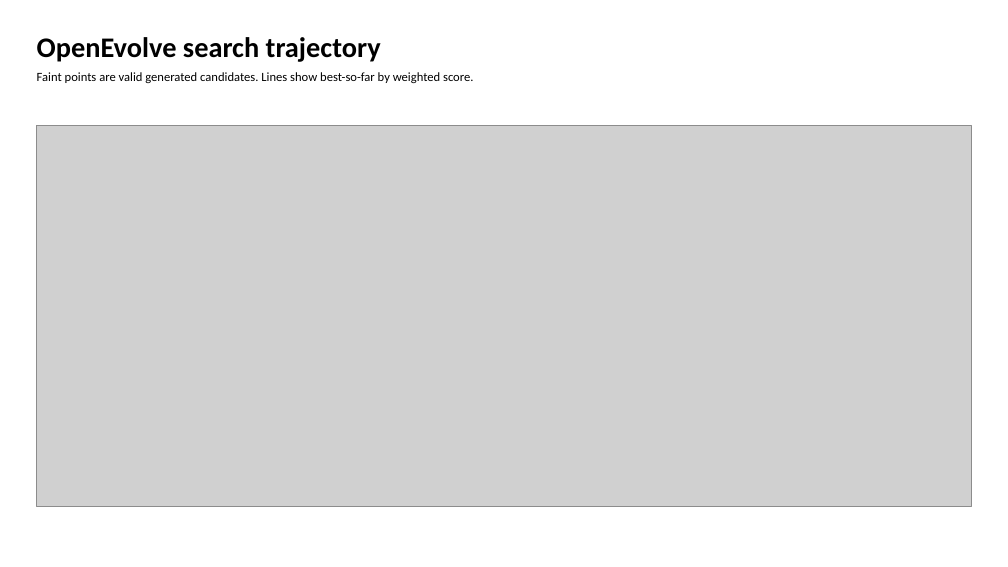
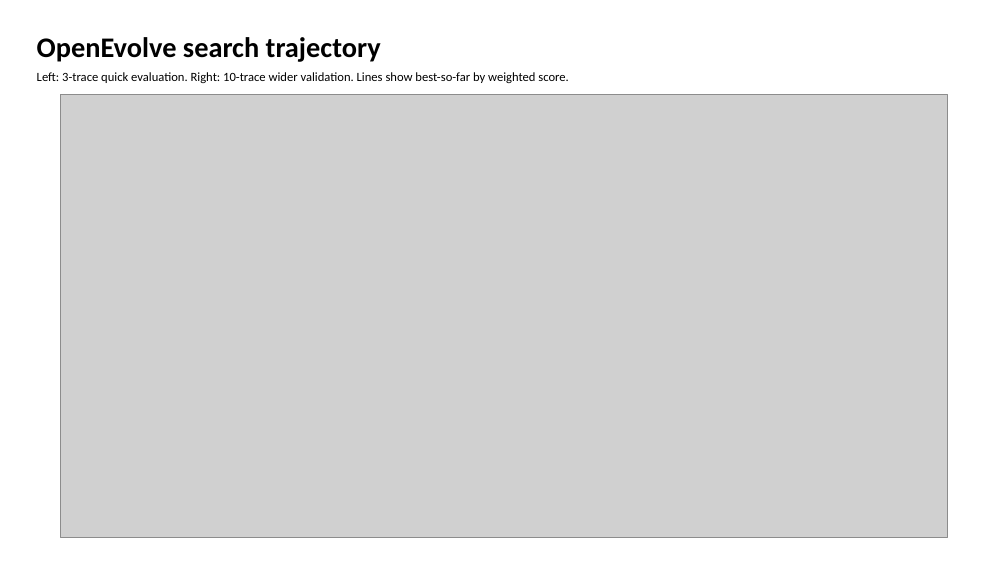
Before and after one commit to GithuBarry/Mixture-of-Prefetchers, a slide deck: slide 6 of slides/mop_stage2_final/output/output.pptx. Drawn at 1008x567 pixels with LibreOffice and Linux fonts; fonts in the diff are those of the drawing; grey boxes stand for pictures. Boxes give left, top, right and bottom in pixels: in the first picture for what was removed or moved away, otherwise in the second. Text is boxed around its words. In the diff, an @@ line names an element or a change of style, - is before the commit and + after.

```diff
--- a/slides/mop_stage2_final/output/output.pptx
+++ b/slides/mop_stage2_final/output/output.pptx
@@ text at box(37, 72, 568, 83): text changed @@
-Faint points are valid generated candidates. Lines show best-so-far by weighted score.
+Left: 3-trace quick evaluation. Right: 10-trace wider validation. Lines show best-so-far by weighted score.
@@ picture: place and size @@
-picture at box(37, 125, 971, 507)
+picture at box(60, 94, 947, 538)
```
Also in this commit, not shown: 7 other slides changed, 30 other files.
